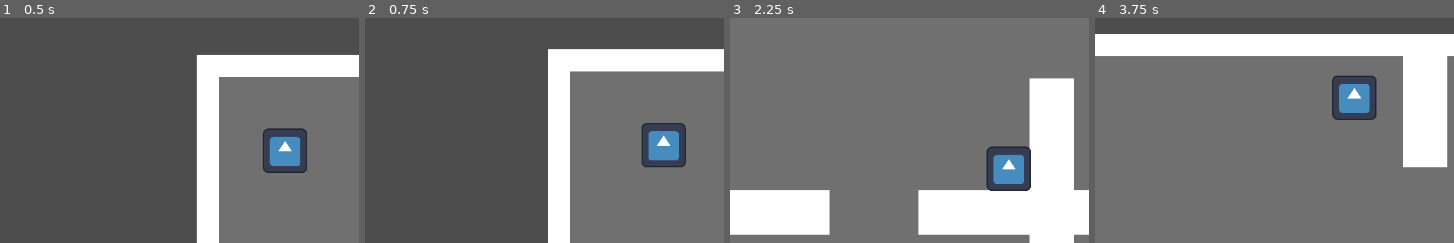
Above: before the commit, frames 1-4 (left to right).
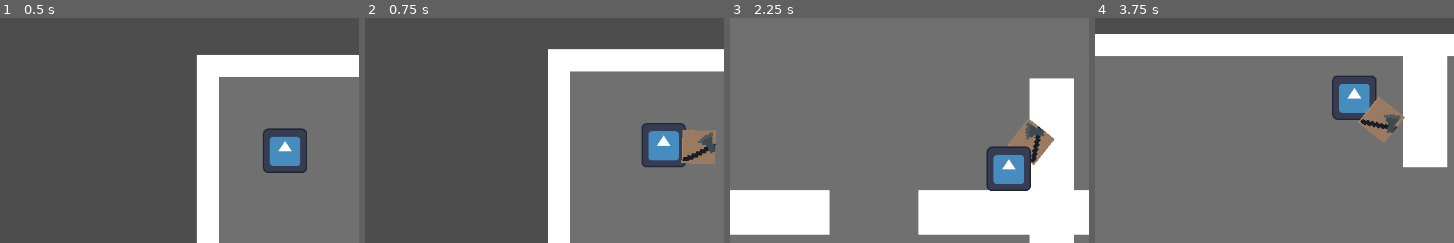
Above: after the commit, the same moments.

Repository: vyxul/Shadow-Eclipse
Game: Godot game, scene res://GameFiles/Scenes/Levels/Prison/PrisonLevel.tscn
Two runs of this game, one before a commit and one after it. Both use one fixed random seed, a clock stepped at 60 frames per second and the inputs below. The engine's default icon, where the game draws it, is replaced by a stand-in: a white triangle on a blue panel in a dark square.
Inputs (mouse positions are % of the whole screen's width and height, from its top left):
- Up to frame 1 (0.5 s): no input
- Up to frame 2 (0.75 s): move the mouse to (69, 45) at 0.52 s; hold D (right) from 0.53 s (still down); click (69, 45) at 0.6 s
- Up to frame 3 (2.25 s): move the mouse to (22, 55) at 1.27 s; release D (right) at 1.28 s; hold S (down) 1.28-2.03 s; tap Shift (shift) at 1.35 s; move the mouse to (55, 28) at 2.02 s; hold D (right) from 2.03 s (still down); click (55, 28) at 2.1 s
- Up to frame 4 (3.75 s): move the mouse to (39, 70) at 2.77 s; release D (right) at 2.78 s; hold W (up) 2.78-3.53 s; tap Shift (shift) at 2.85 s; move the mouse to (78, 65) at 3.52 s; hold A (left) from 3.53 s (still down); click (78, 65) at 3.6 s
The pictures show only the part of the screen within x 6-56%, y 22-72%; the shares and areas given below are measured in that part.

Frame 1 is identical in both runs. In frame 2, 1.3% of the frame differs, in the area x 88-98%, y 49-65%; in frame 3, 1.2%; in frame 4, 1.3%, in the area x 73-87%, y 35-56%.
Error before the commit: Parse Error: Preload file "res://Scenes/Player/player_melee_attack.tscn" does not exist. (res://GameFiles/Game)

Commit message:
Updated README file

Diff:
--- a/GameFiles/Game Objects/Characters/Player/player_melee_controller.gd
+++ b/GameFiles/Game Objects/Characters/Player/player_melee_controller.gd
@@ -1,6 +1,6 @@
 extends Node
 
-@onready var player_melee_attack = preload("res://Scenes/Player/player_melee_attack.tscn")
+@onready var player_melee_attack = preload("res://GameFiles/Game Objects/Characters/Player/player_melee_attack.tscn")
 
 @export var weapon_damage: int = 1
 
Not shown, added: GameFiles/Game Objects/Characters/Player/pla8A43.tmp
Not shown, changed: README.md
